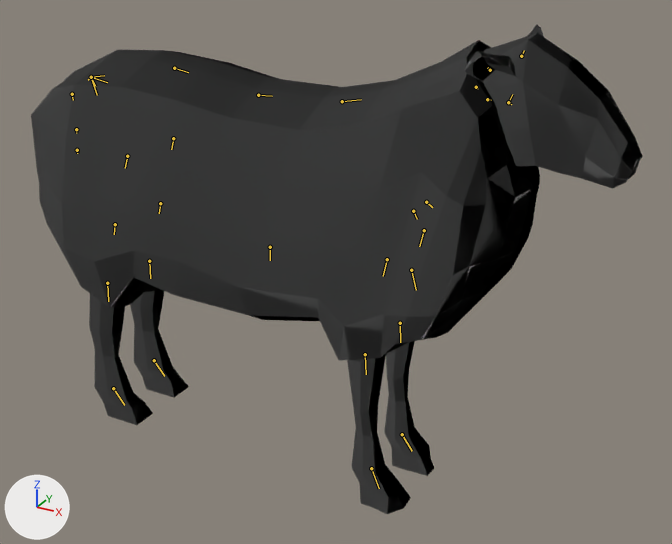
An edit to the glTF model Terrarium/models/gltf/Sheep.glb, drawn before and after from the same camera.
Before and after are seen from a camera (50 mm lens) standing at (2.18, -3.38, 2.71) and looking at (0.3, 0.05, 1.0). Lighting does not change. The marker at lower left points along +X, +Y and +Z. The bones that bend it are drawn over the model as lines.
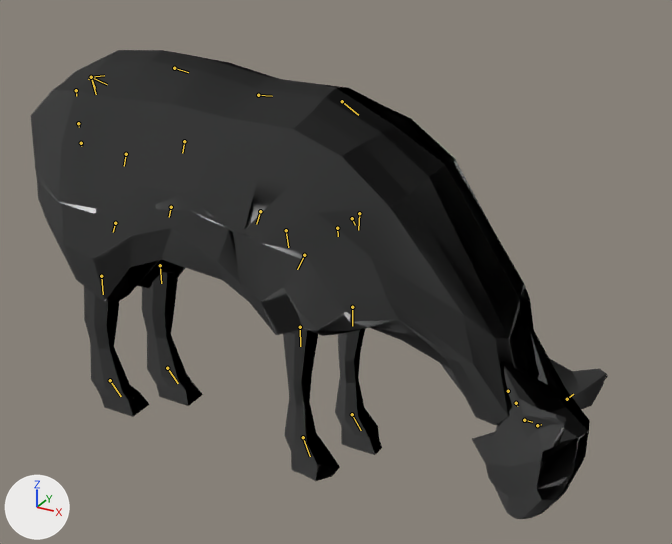
The newer file adds an action. The first version stands in its rest pose; the second is drawn at frame 17 of the action 'Eating.002'.

What the commit changed:
Bone 'tail.001' (bone_tail_001) turns from (0, 0, 0) to (3, -8, -11) degrees about its own x, y and z.
Bone 'tail.002' (bone_tail_002) turns from (0, 0, 0) to (8, 0, 6) degrees about its own x, y and z.
Bone 'tail.003' (bone_tail_003) turns from (0, 0, 0) to (-13, -1, 1) degrees about its own x, y and z.
Bone 'tail.004' (bone_tail_004) turns from (0, 0, 0) to (23, 8, -9) degrees about its own x, y and z.
Bone 'spine.003' (bone_spine_003) turns from (0, 0, 0) to (42, 1, 2) degrees about its own x, y and z.
Bone 'spine.004' (bone_spine_004) moves from (0.0, 0.0, 0.0) to (-0.0073, 0.1456, -0.0339).
Bone 'spine.004' (bone_spine_004) turns from (0, 0, 0) to (-26, 10, -15) degrees about its own x, y and z.
Bone 'spine.005' (bone_spine_005) turns from (0, 0, 0) to (40, -10, 2) degrees about its own x, y and z.
Bone 'spine.006' (bone_spine_006) turns from (0, 0, 0) to (12, -1, 1) degrees about its own x, y and z.
Bone 'face' (bone_face) turns from (0, 0, 0) to (-8, 0, -2) degrees about its own x, y and z.
Bone 'face.001' (bone_face_001) moves from (0.0, 0.0, 0.0) to (-0.0003, -0.0016, 0.0042).
Bone 'face.001' (bone_face_001) turns from (0, 0, 0) to (-23, 5, 19) degrees about its own x, y and z.
Bone 'face.002' (bone_face_002) moves from (0.0, 0.0, 0.0) to (0.0038, 0.0001, -0.0023).
Bone 'face.002' (bone_face_002) turns from (0, 0, 0) to (3, -15, -48) degrees about its own x, y and z.
Bone 'shoulder.L' (bone_shoulder_l) moves from (0.0, 0.0, 0.0) to (0.0, 0.0002, -0.0003).
Bone 'shoulder.L' (bone_shoulder_l) turns from (0, 0, 0) to (10, -5, -3) degrees about its own x, y and z.
Bone 'upper_arm.L' (bone_upper_arm_l) moves from (0.0, 0.0, 0.0) to (-0.0007, -0.0253, 0.0026).
Bone 'upper_arm.L' (bone_upper_arm_l) turns from (0, 0, 0) to (38, 0, 0) degrees about its own x, y and z.
Bone 'forearm.L' (bone_forearm_l) turns from (0, 0, 0) to (-10, -1, -1) degrees about its own x, y and z.
Bone 'shoulder.R' (bone_shoulder_r) moves from (0.0, 0.0, 0.0) to (0.0, -0.0002, 0.0003).
Bone 'shoulder.R' (bone_shoulder_r) turns from (0, 0, 0) to (11, 2, 1) degrees about its own x, y and z.
Bone 'upper_arm.R' (bone_upper_arm_r) moves from (0.0, 0.0, 0.0) to (-0.0013, -0.0088, -0.0197).
Bone 'upper_arm.R' (bone_upper_arm_r) turns from (0, 0, 0) to (47, -3, 2) degrees about its own x, y and z.
Bone 'forearm.R' (bone_forearm_r) turns from (0, 0, 0) to (-19, -2, -5) degrees about its own x, y and z.
Bone 'belly.C' (bone_belly_c) moves from (0.0, 0.0, 0.0) to (-0.0023, -0.0288, 0.0066).
Bone 'belly.C' (bone_belly_c) turns from (0, 0, 0) to (18, -2, 0) degrees about its own x, y and z.
Bone 'pelvis.L' (bone_pelvis_l) turns from (0, 0, 0) to (8, 5, -2) degrees about its own x, y and z.
Bone 'thigh.L' (bone_thigh_l) moves from (0.0, 0.0, 0.0) to (0.0, -0.016, 0.0145).
Bone 'thigh.L' (bone_thigh_l) turns from (0, 0, 0) to (10, 0, -1) degrees about its own x, y and z.
Bone 'foot.L' (bone_foot_l) turns from (0, 0, 0) to (3, -1, -1) degrees about its own x, y and z.
Bone 'r_toe.L' (bone_r_toe_l) turns from (0, 0, 0) to (-4, 1, 1) degrees about its own x, y and z.
Bone 'pelvis.R' (bone_pelvis_r) turns from (0, 0, 0) to (8, -5, 2) degrees about its own x, y and z.
Bone 'thigh.R' (bone_thigh_r) moves from (0.0, 0.0, 0.0) to (0.0, -0.0126, 0.0023).
Bone 'thigh.R' (bone_thigh_r) turns from (0, 0, 0) to (11, 0, 1) degrees about its own x, y and z.
Bone 'shin.R' (bone_shin_r) turns from (0, 0, 0) to (-9, 0, 0) degrees about its own x, y and z.
Bone 'foot.R' (bone_foot_r) turns from (0, 0, 0) to (8, 0, 0) degrees about its own x, y and z.
Bone 'pelvis.C' (bone_pelvis_c) turns from (0, 0, 0) to (8, 1, -6) degrees about its own x, y and z.

What differs and where, as boxes [x1, y1, x2, y2] in the pictures (672 x 544 px):
'Plane.002', posed: before [31, 24, 643, 514]; after [31, 50, 608, 519]
bone 'tail.001', root to tip: before (91, 77) to (88, 80); after (91, 77) to (88, 79)
bone 'tail.002', root to tip: before (72, 94) to (73, 100); after (76, 90) to (76, 96)
bone 'tail.003', root to tip: before (76, 129) to (76, 133); after (78, 123) to (79, 127)
bone 'tail.004', root to tip: before (77, 150) to (77, 153); after (81, 143) to (81, 146)
bone 'spine.003', root to tip: before (342, 101) to (361, 99); after (342, 101) to (358, 115)
bone 'spine.004', root to tip: before (476, 87) to (478, 89); after (508, 391) to (509, 393)
bone 'spine.005', root to tip: before (487, 99) to (491, 100); after (516, 403) to (517, 406)
bone 'spine.006', root to tip: before (508, 102) to (511, 104); after (524, 420) to (524, 422)
bone 'face', root to tip: before (508, 102) to (512, 94); after (524, 420) to (532, 422)
bone 'face.001', root to tip: before (521, 56) to (524, 50); after (567, 399) to (573, 394)
bone 'face.002', root to tip: before (490, 70) to (487, 67); after (537, 425) to (541, 424)
bone 'shoulder.L', root to tip: before (426, 202) to (432, 207); after (352, 218) to (355, 225)
bone 'upper_arm.L', root to tip: before (424, 230) to (419, 246); after (359, 213) to (358, 230)
bone 'forearm.L', root to tip: before (400, 323) to (400, 342); after (352, 307) to (352, 326)
bone 'shoulder.R', root to tip: before (413, 211) to (417, 219); after (337, 228) to (338, 236)
bone 'upper_arm.R', root to tip: before (387, 259) to (383, 276); after (286, 230) to (288, 247)
bone 'forearm.R', root to tip: before (365, 354) to (366, 374); after (300, 327) to (300, 346)
bone 'belly.C', root to tip: before (270, 247) to (270, 260); after (260, 211) to (256, 224)
bone 'pelvis.L', root to tip: before (91, 77) to (107, 82); after (91, 77) to (107, 84)
bone 'thigh.L', root to tip: before (173, 138) to (171, 149); after (184, 141) to (182, 153)
bone 'foot.L', root to tip: before (149, 261) to (150, 278); after (160, 265) to (161, 283)
bone 'r_toe.L', root to tip: before (154, 360) to (164, 376); after (167, 368) to (178, 383)
bone 'pelvis.R', root to tip: before (91, 77) to (95, 86); after (91, 77) to (95, 88)
bone 'thigh.R', root to tip: before (127, 156) to (125, 168); after (126, 154) to (124, 166)
bone 'shin.R', root to tip: before (115, 224) to (114, 234); after (115, 223) to (113, 232)
bone 'foot.R', root to tip: before (107, 283) to (108, 301); after (101, 276) to (103, 294)
bone 'pelvis.C', root to tip: before (91, 77) to (97, 95); after (91, 77) to (96, 94)
